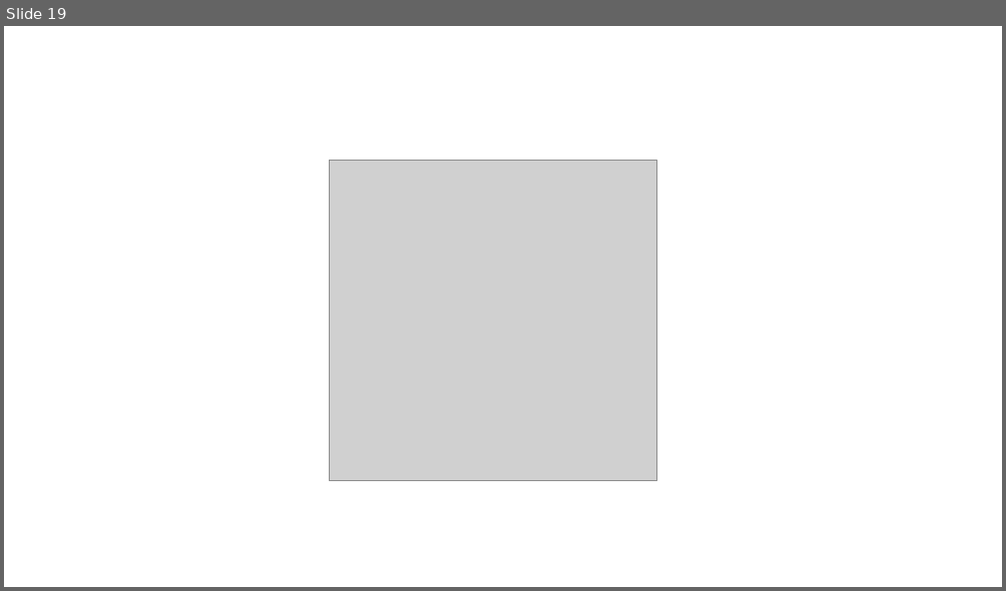
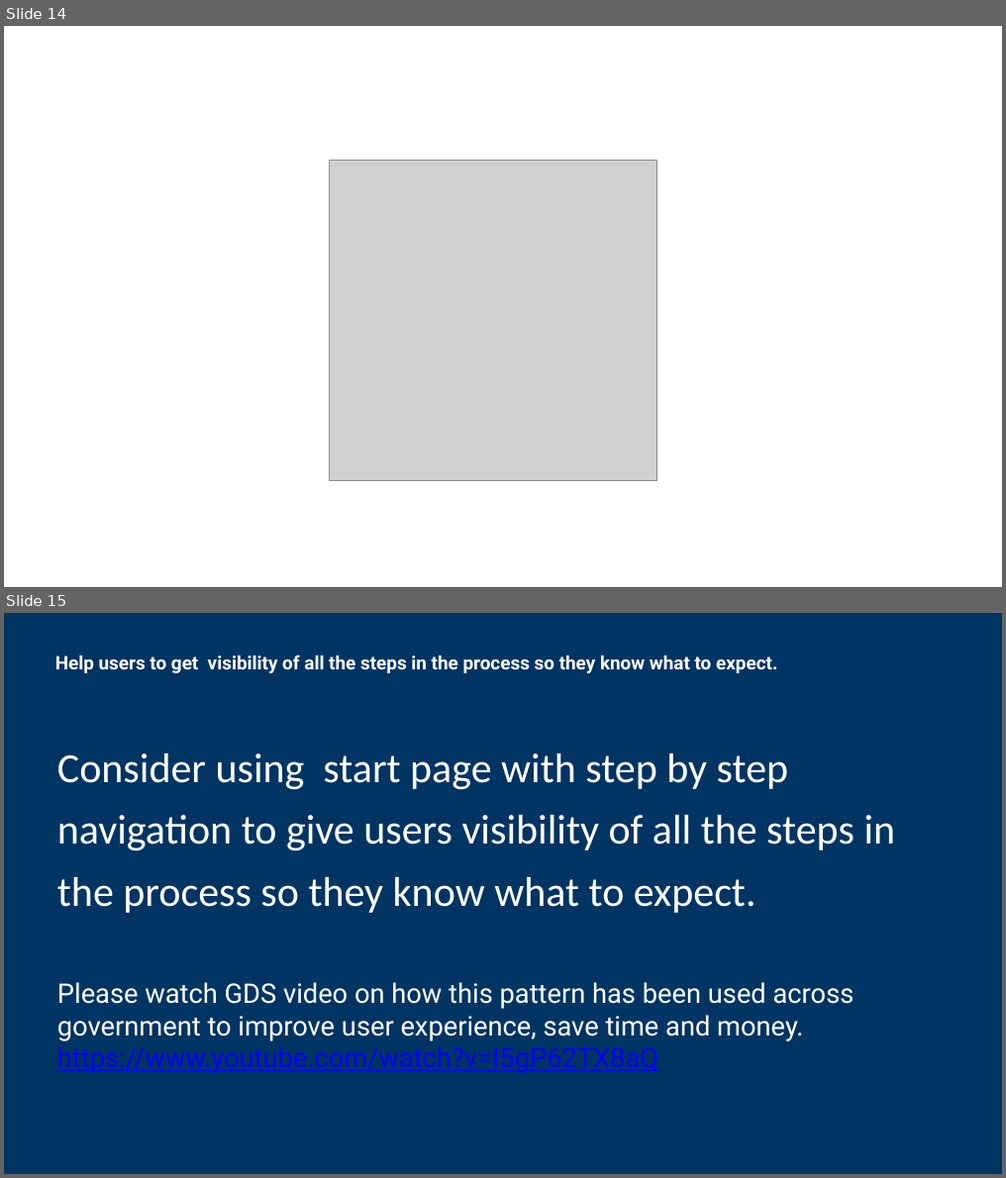
Before and after one commit to sunilkathare-axis12/acas, a slide deck: app/assets/images/ideas-for-prototypes.pptx. Shown one above the other, each under a label of ours: slide 19 before the commit, slides 14 and 15 after it. The pictures are 1006x591 and 1006x1178 pixels, drawn with LibreOffice and Linux fonts; fonts in the diff are those of the drawing; grey boxes stand for pictures. Boxes give left, top, right and bottom in pixels: in the first picture for what was removed or moved away, otherwise in the second. Text is boxed around its words. In the diff, an @@ line names an element or a change of style, - is before the commit and + after.

```diff
--- a/app/assets/images/ideas-for-prototypes.pptx
+++ b/app/assets/images/ideas-for-prototypes.pptx
@@ slide 15 added at (x1=4, y1=613, x2=1002, y2=1174), background #003462 @@
@@ text added at (x1=55, y1=655, x2=777, y2=673), 36 pt, text #FFFFFF, bold @@
+Help users to get visibility of all the steps in the process so they know what to expect.
@@ title added at (x1=57, y1=754, x2=896, y2=1073), 52 pt, text #FFFFFF @@
+Consider using start page with step by step navigation to give users visibility of all the steps in the process so they know what to expect.
+Please watch GDS video on how this pattern has been used across government to improve user experience, save time and money.
+https://www.youtube.com/watch?v=I5gP62TX8aQ
@@ what was slide 19 is now slide 14 @@
```
Also in this commit, not shown: 1 slide changed, 2 other slides added, 5 slides removed, 1 other file.
